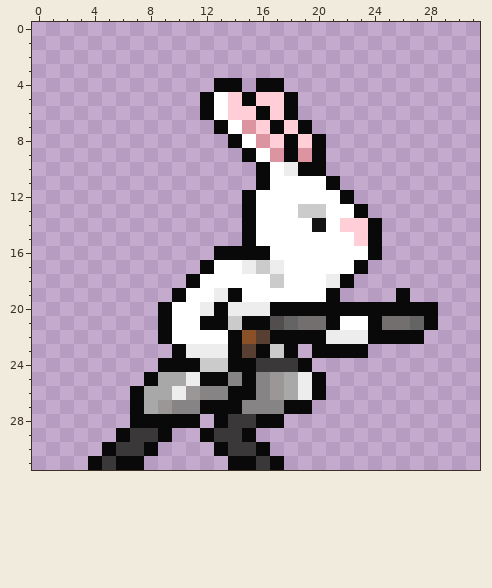
Edited in one commit: pixel-art sprite (Unity/Bullet Bunny/Assets/Sprites/Player/PipeSlide/Forward/buck_slide_leanforward_5.png). Above is the file before it was changed.
The file is 32x32 pixels. Pixels under 10% opacity are left out. Colours within 5 levels of each other are drawn and written as one.
New version:
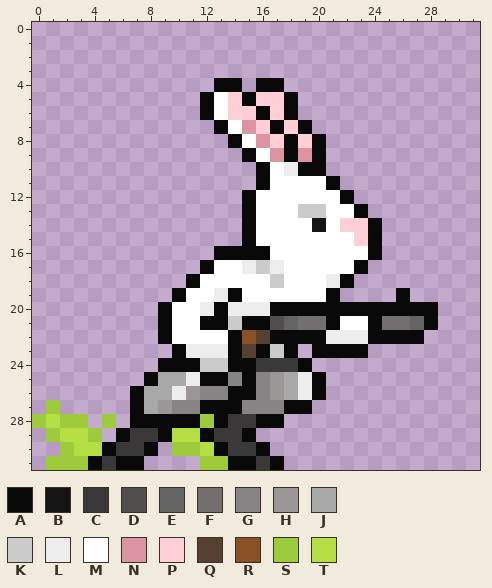
Palette (. is transparent): A #0a0909  B #141414  C #3a3838  D #514e4d  E #646464  F #736f6f  G #868484  H #9c9797  J #a9a8a8  K #cbcbcb  L #ededed  M #ffffff  N #dc94a0  P #ffced6  Q #574031  R #8a5027  S #9ecb3c  T #b5de45
Diff:
y 27: x 1 . -> S
y 28: x 0..3 .... -> STSS; x 5 . -> S; x 12 . -> S
y 29: x 1..4 .... -> STTS; x 10..11 .. -> TT
y 30: x 2..4 ... -> STT; x 10..12 ... -> SST
y 31: x 1..3 ... -> SSS; x 12..13 .. -> SS
Pixel boxes of the changes (left, top, right, bottom) in both pictures:
added: (32, 400, 116, 470)
added: (172, 414, 228, 470)
